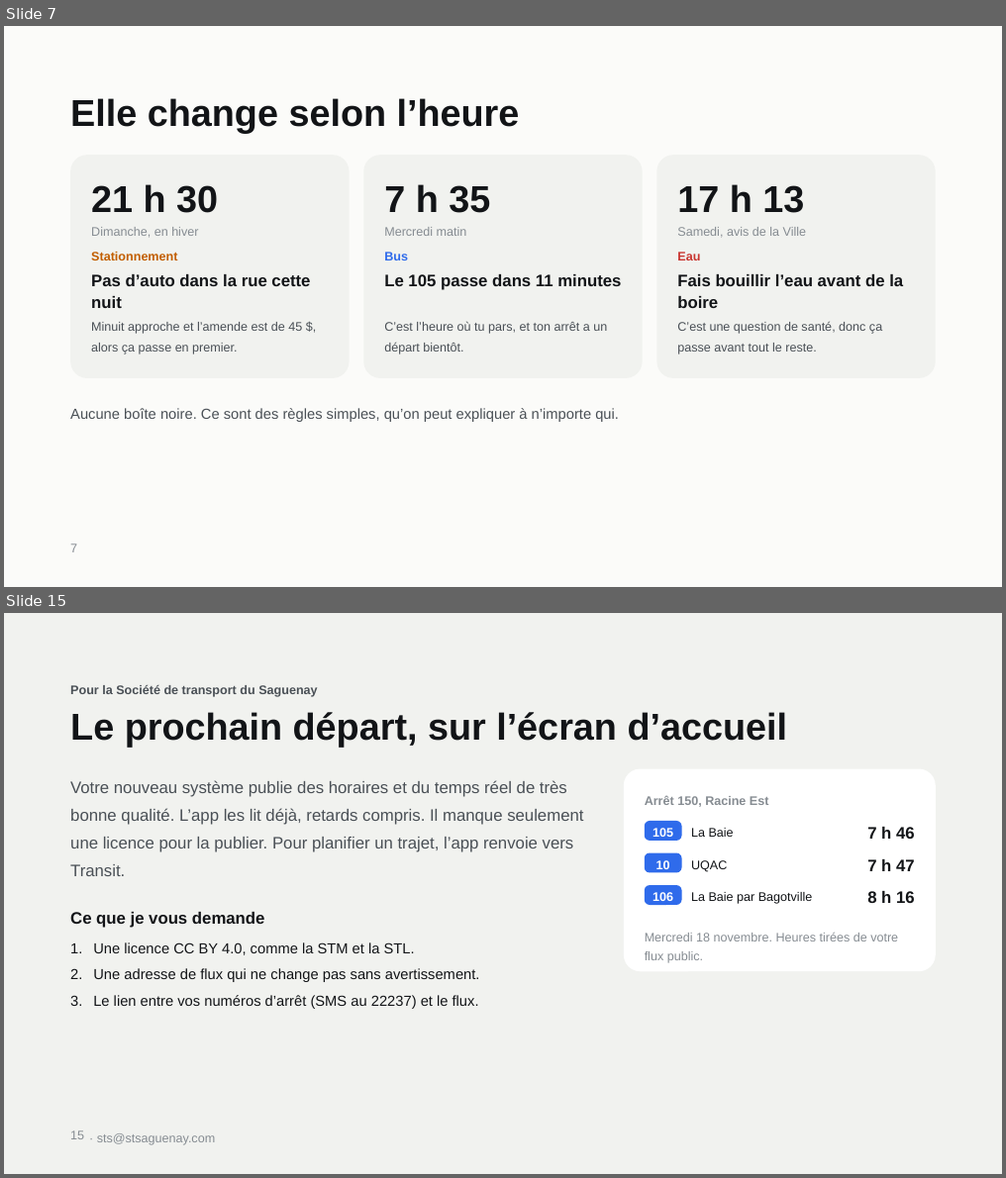
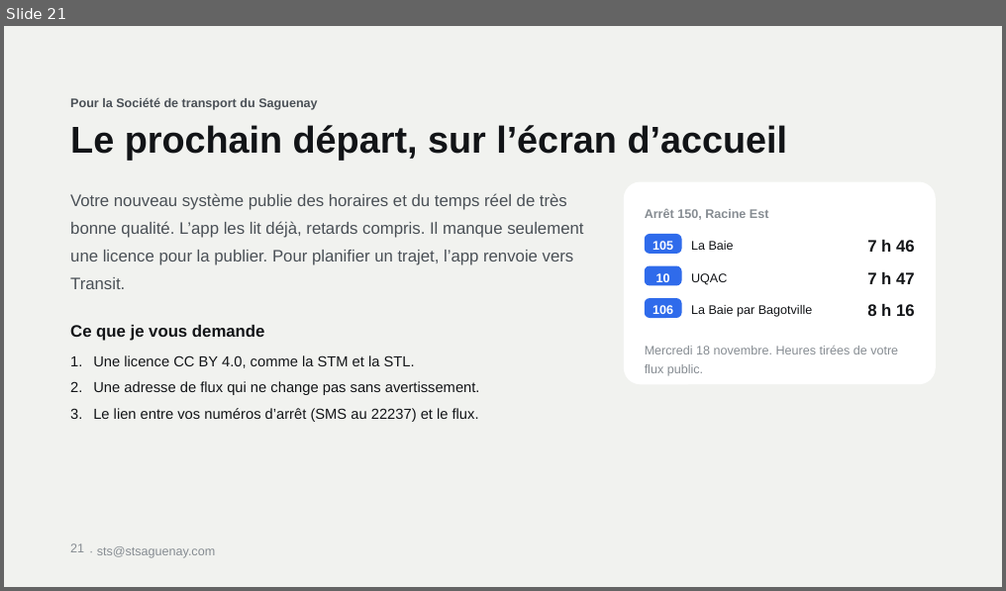
Before and after one commit to gotflo/saguenay_aujourdhui, a slide deck: Saguenay-Aujourdhui.pptx. Shown one above the other, each under a label of ours: slides 7 and 15 before the commit, slide 21 after it; the slides between them are not shown. The pictures are 1006x1178 and 1006x591 pixels, drawn with LibreOffice and Linux fonts; fonts in the diff are those of the drawing. Boxes give left, top, right and bottom in pixels: in the first picture for what was removed or moved away, otherwise in the second. Text is boxed around its words. In the diff, an @@ line names an element or a change of style, - is before the commit and + after.

```diff
--- a/Saguenay-Aujourdhui.pptx
+++ b/Saguenay-Aujourdhui.pptx
@@ slide 7 removed at (x1=4, y1=26, x2=1002, y2=587), background #FBFBF9 @@
@@ title removed at (x1=70, y1=98, x2=520, y2=133) @@
-Elle change selon l’heure
@@ rounded rectangle removed at (x1=70, y1=155, x2=350, y2=378) @@
@@ rounded rectangle removed at (x1=364, y1=155, x2=643, y2=378) @@
@@ rounded rectangle removed at (x1=656, y1=155, x2=936, y2=378) @@
@@ text removed at (x1=91, y1=184, x2=218, y2=213) @@
-21 h 30
@@ text removed at (x1=384, y1=184, x2=490, y2=213) @@
-7 h 35
@@ text removed at (x1=677, y1=184, x2=804, y2=213) @@
-17 h 13
@@ text removed at (x1=91, y1=227, x2=198, y2=238) @@
-Dimanche, en hiver
@@ text removed at (x1=384, y1=227, x2=467, y2=236) @@
-Mercredi matin
@@ text removed at (x1=677, y1=227, x2=807, y2=238) @@
-Samedi, avis de la Ville
@@ text removed at (x1=91, y1=252, x2=177, y2=261) @@
-Stationnement
@@ text removed at (x1=384, y1=252, x2=408, y2=261) @@
-Bus
@@ text removed at (x1=677, y1=252, x2=700, y2=261) @@
-Eau
@@ text removed at (x1=91, y1=274, x2=310, y2=308) @@
-Pas d’auto dans la rue cette nuit
@@ text removed at (x1=384, y1=274, x2=621, y2=290) @@
-Le 105 passe dans 11 minutes
@@ text removed at (x1=677, y1=274, x2=903, y2=308) @@
-Fais bouillir l’eau avant de la boire
@@ text removed at (x1=91, y1=322, x2=302, y2=355) @@
-Minuit approche et l’amende est de 45 $, alors ça passe en premier.
@@ text removed at (x1=384, y1=321, x2=607, y2=355) @@
-C’est l’heure où tu pars, et ton arrêt a un départ bientôt.
@@ text removed at (x1=677, y1=321, x2=882, y2=355) @@
-C’est une question de santé, donc ça passe avant tout le reste.
@@ text removed at (x1=70, y1=408, x2=619, y2=422) @@
-Aucune boîte noire. Ce sont des règles simples, qu’on peut expliquer à n’importe qui.
@@ page number removed at (x1=70, y1=544, x2=77, y2=553) @@
-7
@@ what was slide 15 is now slide 21 @@
@@ page number at (x1=70, y1=544, x2=84, y2=553): text changed @@
-15
+21
```
Also in this commit, not shown: 4 slides changed, 17 slides added, 10 other slides removed.
